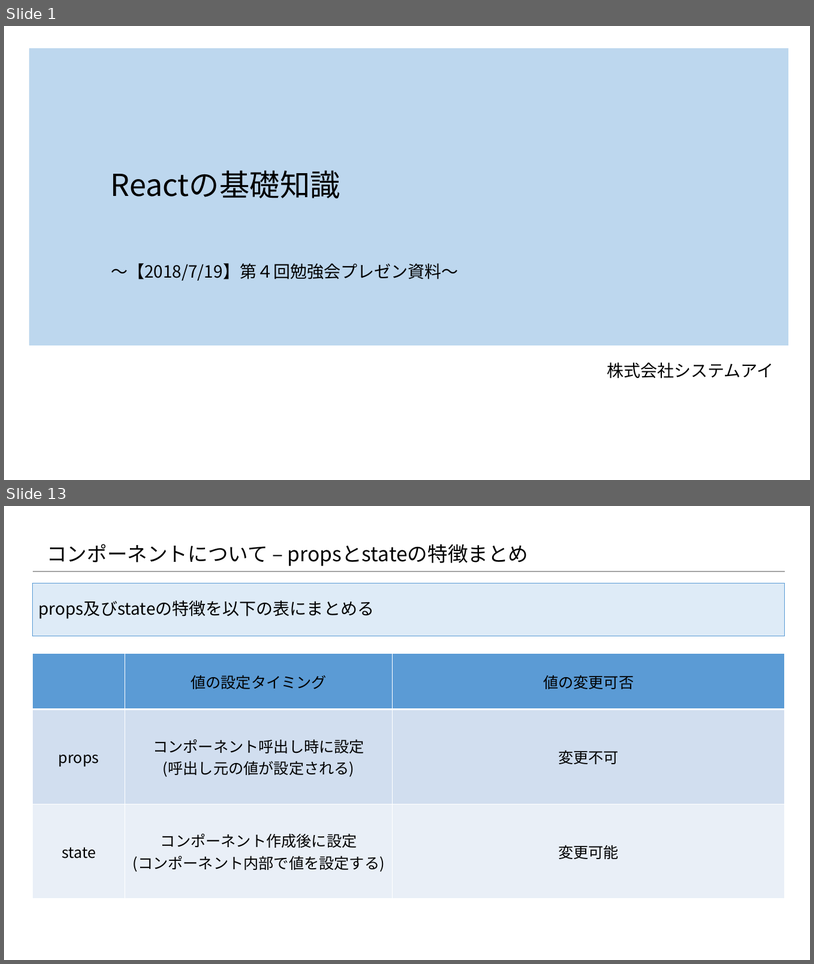
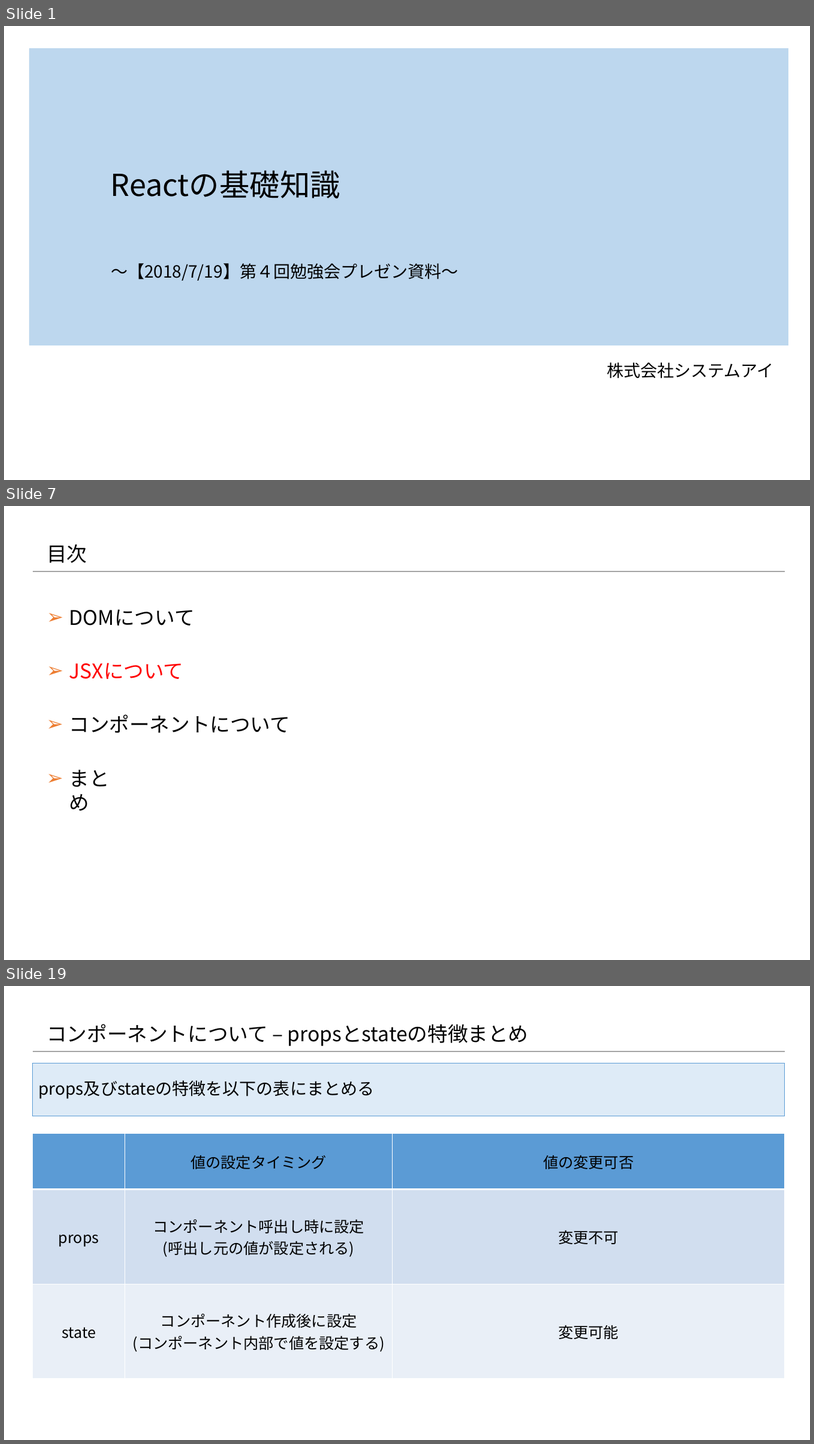
Before and after one commit to konnpeitoon/diary, a slide deck: doc/01_勉強会/01_勉強会資料/20180719_勉強会/02.資料/Reactの基礎知識 .pptx. Shown one above the other, each under a label of ours: slides 1 and 13 before the commit, slides 1, 7 and 19 after it; the slides between them are not shown. The pictures are 814x964 and 814x1444 pixels, drawn with LibreOffice and Linux fonts; fonts in the diff are those of the drawing; background and template pictures are left out. Boxes give left, top, right and bottom in pixels: in the first picture for what was removed or moved away, otherwise in the second. Text is boxed around its words. In the diff, an @@ line names an element or a change of style, - is before the commit and + after.

```diff
--- a/doc/01_勉強会/01_勉強会資料/20180719_勉強会/02.資料/Reactの基礎知識 .pptx
+++ b/doc/01_勉強会/01_勉強会資料/20180719_勉強会/02.資料/Reactの基礎知識 .pptx
@@ slide 7 added at [4, 506, 810, 960], background #FFFFFF; not listed: 1 template element that a slide beside it also shows @@
@@ title added at [47, 544, 87, 563], 24 pt, text #000000 @@
+目次
@@ text added at [69, 609, 195, 625], 24 pt, text #000000 @@
+➢ DOMについて
@@ text added at [69, 663, 184, 679], 24 pt, text #FF0000 @@
+➢ JSXについて
@@ text added at [69, 714, 290, 733], 24 pt, text #000000 @@
+➢ コンポーネントについて
@@ text added at [69, 769, 109, 811], 24 pt, text #000000 @@
+➢ まとめ
@@ what was slide 13 is now slide 19 @@
```
Also in this commit, not shown: 9 slides changed, 9 other slides added, 3 slides removed.
